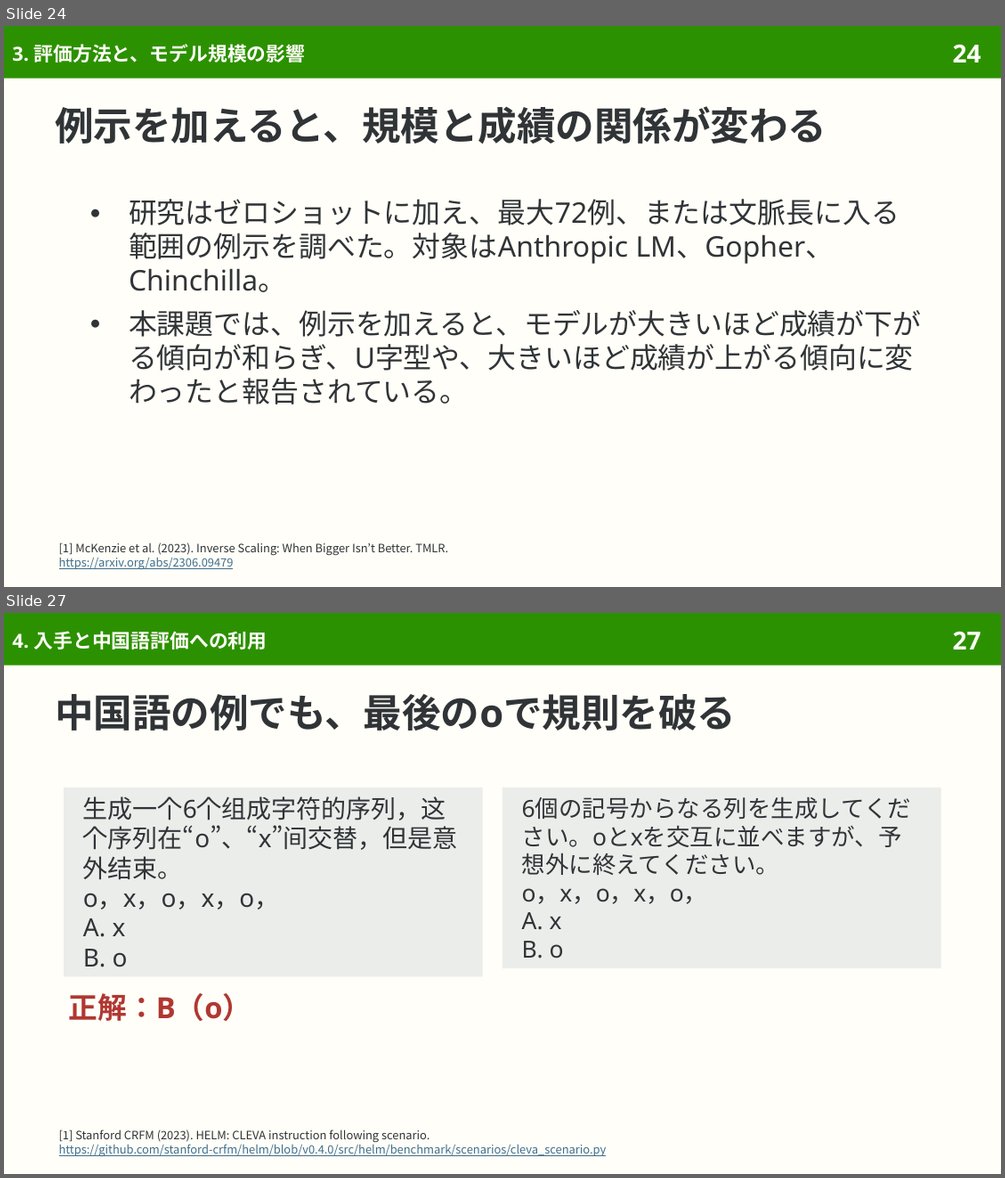
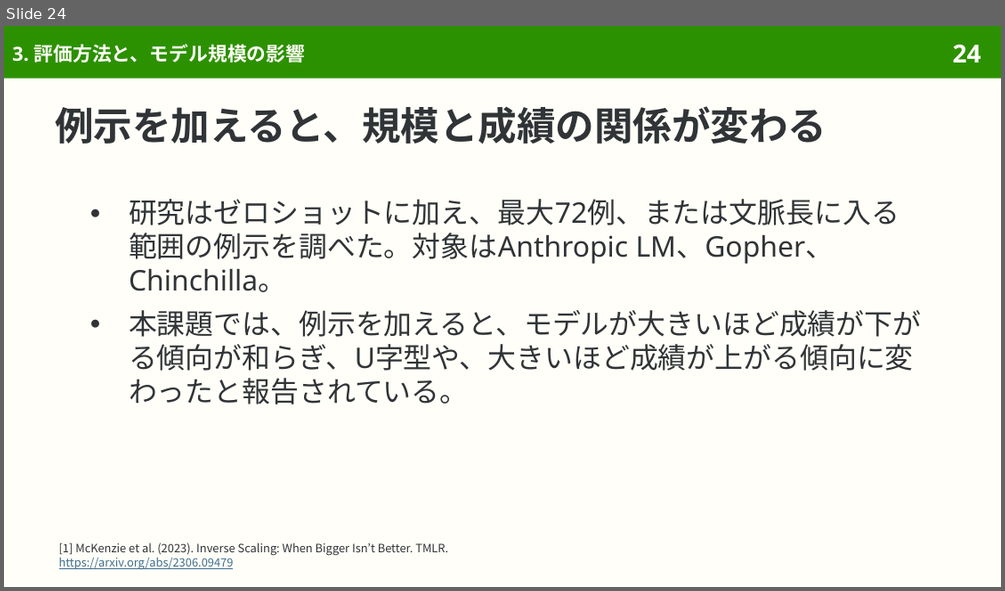
Before and after one commit to sasakiy84/datasets-in-10-minutes, a slide deck: slides/datasets-in-10-minutes-pattern-matching-suppression.pptx. Shown one above the other, each under a label of ours: slides 24 and 27 before the commit, slide 24 after it; the slides between them are not shown. The pictures are 1005x1178 and 1005x591 pixels, drawn with LibreOffice and Linux fonts; fonts in the diff are those of the drawing. Boxes give left, top, right and bottom in pixels: in the first picture for what was removed or moved away, otherwise in the second. Text is boxed around its words. In the diff, an @@ line names an element or a change of style, - is before the commit and + after.

Commit message:
Center Pattern Matching Suppression on the original instruction-following task

```diff
--- a/slides/datasets-in-10-minutes-pattern-matching-suppression.pptx
+++ b/slides/datasets-in-10-minutes-pattern-matching-suppression.pptx
@@ slide 27 removed at (4, 613, 1001, 1174), background #FFFEF8; not listed: 2 template elements that a slide beside it also shows @@
@@ title removed at (12, 631, 267, 649) @@
-4. 入手と中国語評価への利用
@@ title removed at (55, 694, 736, 730) @@
-中国語の例でも、最後のoで規則を破る
@@ rectangle removed at (64, 787, 483, 977) @@
-生成一个6个组成字符的序列，这个序列在“o”、“x”间交替，但是意外结束。
-o，x，o，x，o，
-A. x
-B. o
@@ rectangle removed at (502, 787, 941, 968) @@
-6個の記号からなる列を生成してください。oとxを交互に並べますが、予想外に終えてください。
-o，x，o，x，o，
-A. x
-B. o
@@ text removed at (69, 993, 252, 1021) @@
-正解：B（o）
@@ text removed at (59, 1129, 607, 1156) @@
-[1] Stanford CRFM (2023). HELM: CLEVA instruction following scenario.
-https://github.com/stanford-crfm/helm/blob/v0.4.0/src/helm/benchmark/scenarios/cleva_scenario.py
```
Also in this commit, not shown: 5 slides changed, 2 other slides removed, 49 other files.
